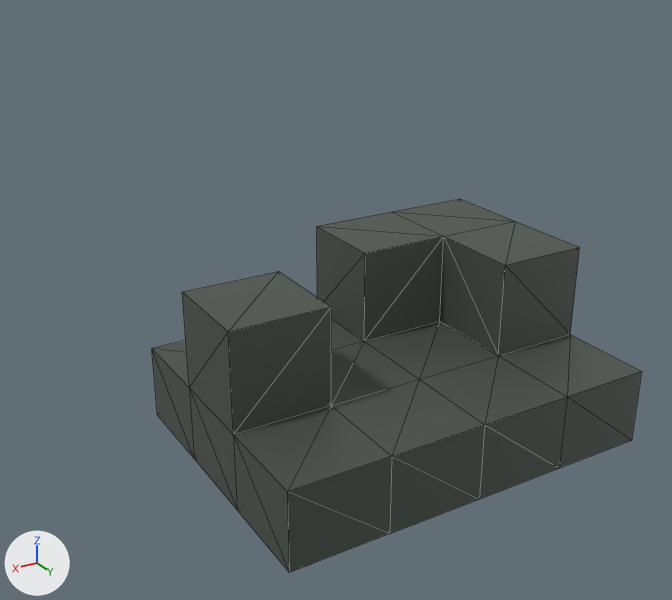
A saved change to the glTF model HANAHIME/Game/resource/user/model/terrian/Stage8.glb.
The view is the same before and after, from a 50 mm camera at (43.6, 80.2, 46.2) aimed at (1.7, 10.4, 11.2). Arrows for +X, +Y and +Z are at lower left; the lights stay in place. Mesh edges are drawn as thin lines. Where no turn or scale is listed for an object, it has been applied to the vertices. Vertices at the same position are counted once.

The scene before the commit, as lines of its bpy script (objects in view):
```python
me_立方体_006 = bpy.data.meshes.new('立方体.006')
me_立方体_006.from_pydata(...)  # 52 vertices, 108 faces; spans x -25.0..15.0, y -5.0..25.0, z -4.0..14.0
me_立方体_006.materials.append(mat_terrianmaterial_022)  # dark grey #4a5249
ob_stage8_0 = bpy.data.objects.new('Stage8_0', me_立方体_006)
ob_stage8_0.location = (0.0, 0.0, -1.0)
```
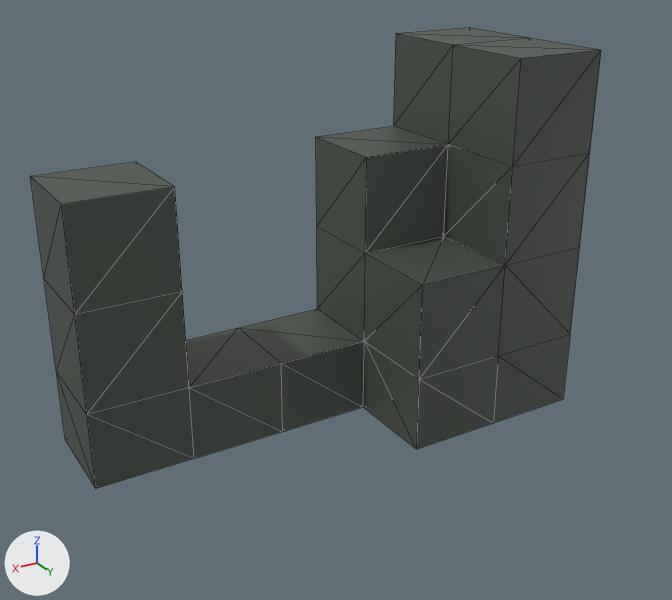
The newer file is also turned or shifted as a whole; pictures and numbers use the older file's frame.

Location of each change, (x1, y1, x2, y2) in pixels of the pictures (672 x 600 px):
'Stage8_0', reshaped (16% wider, 23% taller): before (152, 199, 642, 573); after (30, 27, 601, 488)

The edits, one by one:
me_立方体_006 is used by ob_stage8_0; location (0.0, 0.0, -1.0).
me_立方体_006 had 52 vertices, 108 faces and spanned x -25.0..15.0, y -5.0..25.0, z -4.0..14.0.
me_立方体_006 now has 61 vertices, 136 faces and spans x -25.0..25.0, y -5.0..15.0, z -4.0..34.0.
Part 1, on me_立方体_006:
17 vertices are removed from x -25.0..15.0, y 5.0..25.0, z -4.0..14.0.
78 faces are deleted.
11 new vertices lie (0.0, 0.0, 10.0) away from vertices in x -25.0..15.0, y -5.0..15.0, z 4.0..14.0.
7 new vertices lie (10.0, 0.0, 0.0) away from vertices in x 15.0, y -5.0..5.0, z -4.0..24.0.
8 new vertices lie (0.0, 0.0, 10.0) away from vertices in x -25.0..25.0, y -5.0..15.0, z 14.0..24.0.
106 new faces join them.
